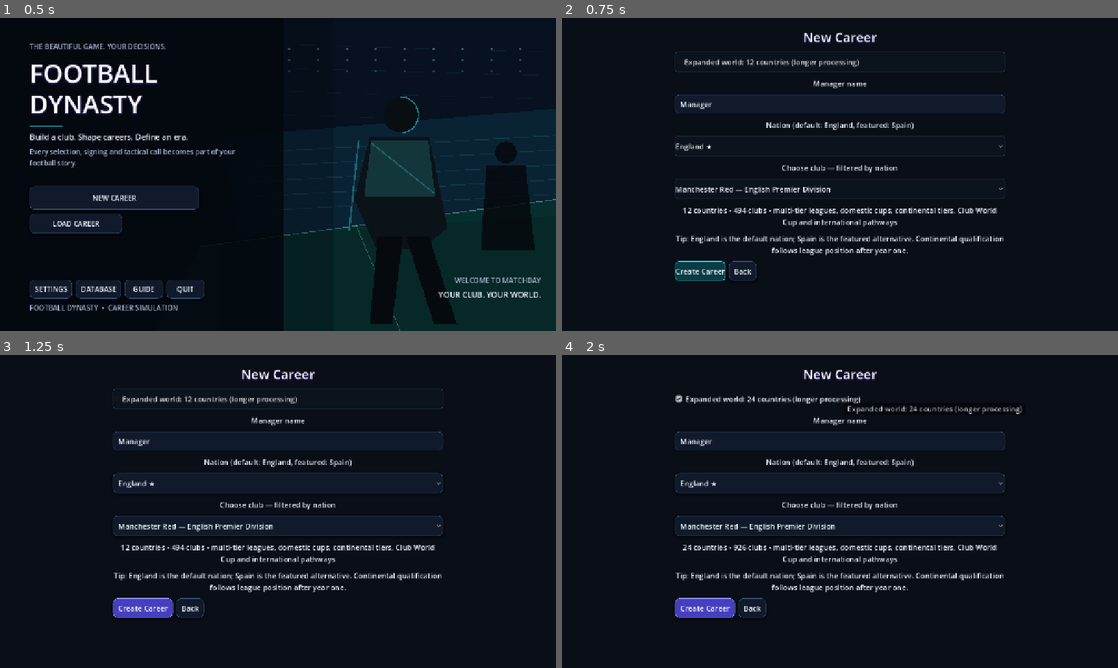
Above: before the commit, frames 1-4 (two rows, left to right).
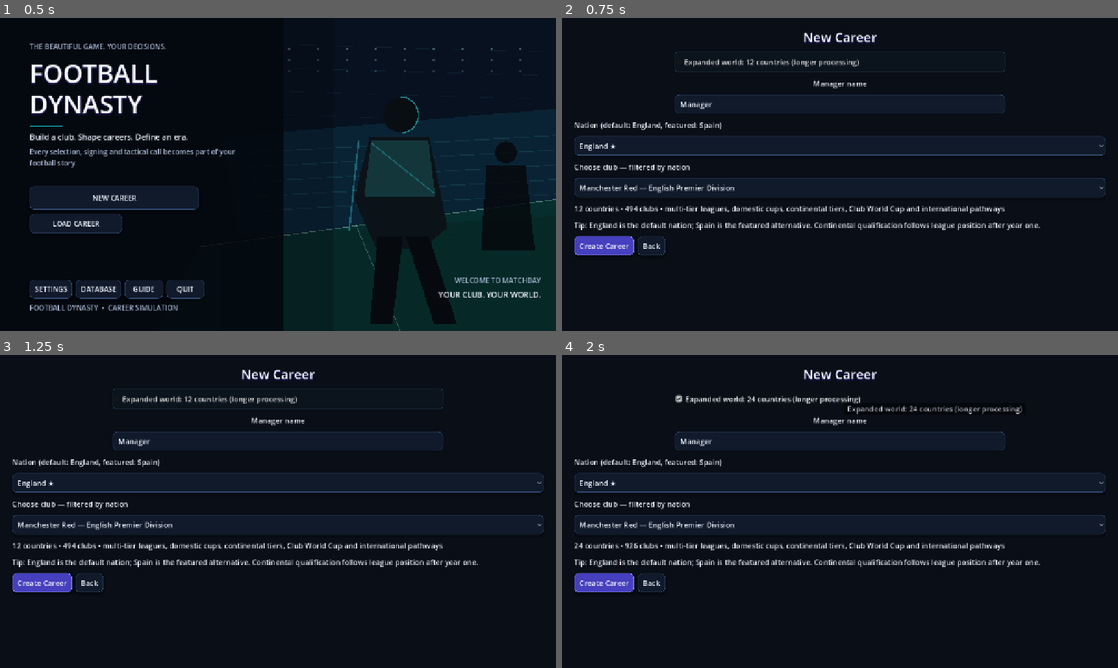
Above: after the commit, the same moments.

Repository: eghosa001/football-manager
Game: Godot game, scene res://game/scenes/career_app.tscn
Same seed, same stepped clock (60 frames per second), same inputs: the game is played once before the commit and once after it.
Inputs:
- Up to frame 1 (0.5 s): no input
- Up to frame 2 (0.75 s): click "NEW CAREER" at 0.5 s
- Up to frame 3 (1.25 s): no input
- Up to frame 4 (2 s): click "Expanded world: 12 countries …" at 1.25 s

Frame 1 is identical in both runs. In frame 2, 7.4% of the frame differs, in the area x 2-98%, y 33-84%; in frame 3, 7.5%; in frame 4, 7.5%.

Commit message:
Replace UI2 tree polling with event-driven scans

Diff:
--- a/game/polish/ui2_runtime_compat.gd
+++ b/game/polish/ui2_runtime_compat.gd
@@ -1,4 +1,57 @@
 extends "res://game/polish/ui2_runtime.gd"
+
+# UI2 used to have eight independent autoloads recursively scanning the complete
+# scene tree on 250–900 ms timers. On a live career that can exceed a dozen full
+# tree walks per second even while nothing changes. Production UI is rebuilt in
+# bursts, so schedule one debounced enhancement pass when nodes are actually
+# added and disable the legacy polling loops on the scan-only UI2 runtimes.
+const SCAN_RUNTIME_NAMES := [
+	"UI2Runtime",
+	"UI2ExtendedRuntime",
+	"UI2MatchdayRuntime",
+	"UI2ProfileRuntime",
+	"UI2IntegrationRuntime",
+	"UI2RemainingRuntime",
+	"UI2LayoutFixRuntime",
+	"UI2MenuRuntime",
+]
+
+var _compat_scan_pending := false
+
+func _ready() -> void:
+	set_process(false)
+	if not get_tree().node_added.is_connected(_on_ui_node_added):
+		get_tree().node_added.connect(_on_ui_node_added)
+	# Defer until every autoload has completed its own _ready(), otherwise a later
+	# autoload could turn polling back on after we disabled it.
+	call_deferred("_install_event_driven_scans")
+
+func _process(_delta: float) -> void:
+	# Intentionally empty. Screen enhancement is event driven in production.
+	pass
+
+func _install_event_driven_scans() -> void:
+	for runtime_name in SCAN_RUNTIME_NAMES:
+		var runtime := get_node_or_null("/root/%s" % runtime_name)
+		if runtime != null:
+			runtime.set_process(false)
+	_queue_ui_scan()
+
+func _on_ui_node_added(_node: Node) -> void:
+	_queue_ui_scan()
+
+func _queue_ui_scan() -> void:
+	if _compat_scan_pending:
+		return
+	_compat_scan_pending = true
+	call_deferred("_run_ui_scan_batch")
+
+func _run_ui_scan_batch() -> void:
+	_compat_scan_pending = false
+	for runtime_name in SCAN_RUNTIME_NAMES:
+		var runtime := get_node_or_null("/root/%s" % runtime_name)
+		if runtime != null and runtime.has_method("_scan"):
+			runtime.call("_scan")
 
 # The production scene uses registry_career_app.gd, which subclasses career_app.gd.
 # Resolve the live app by capabilities rather than by an exact script filename.
